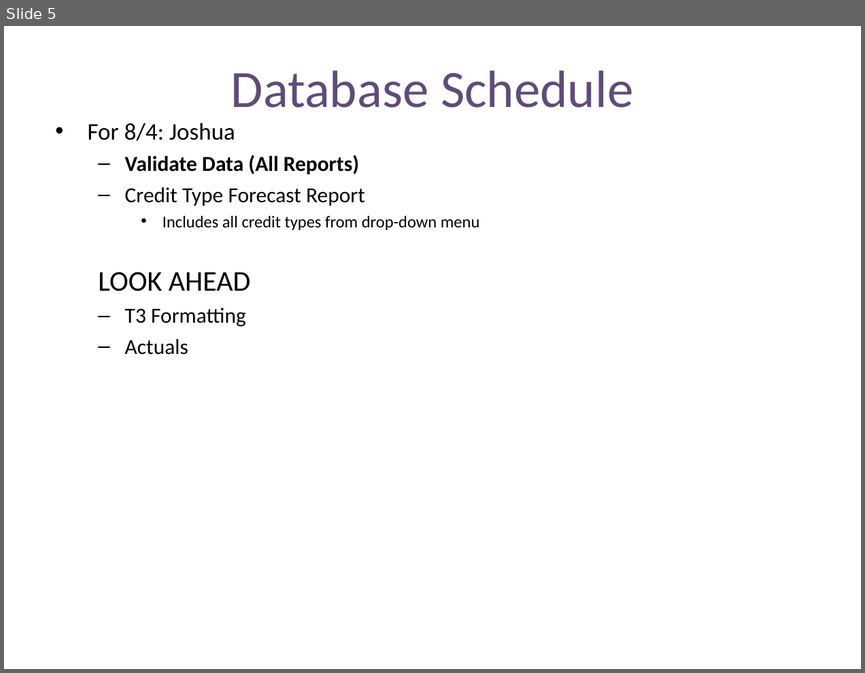
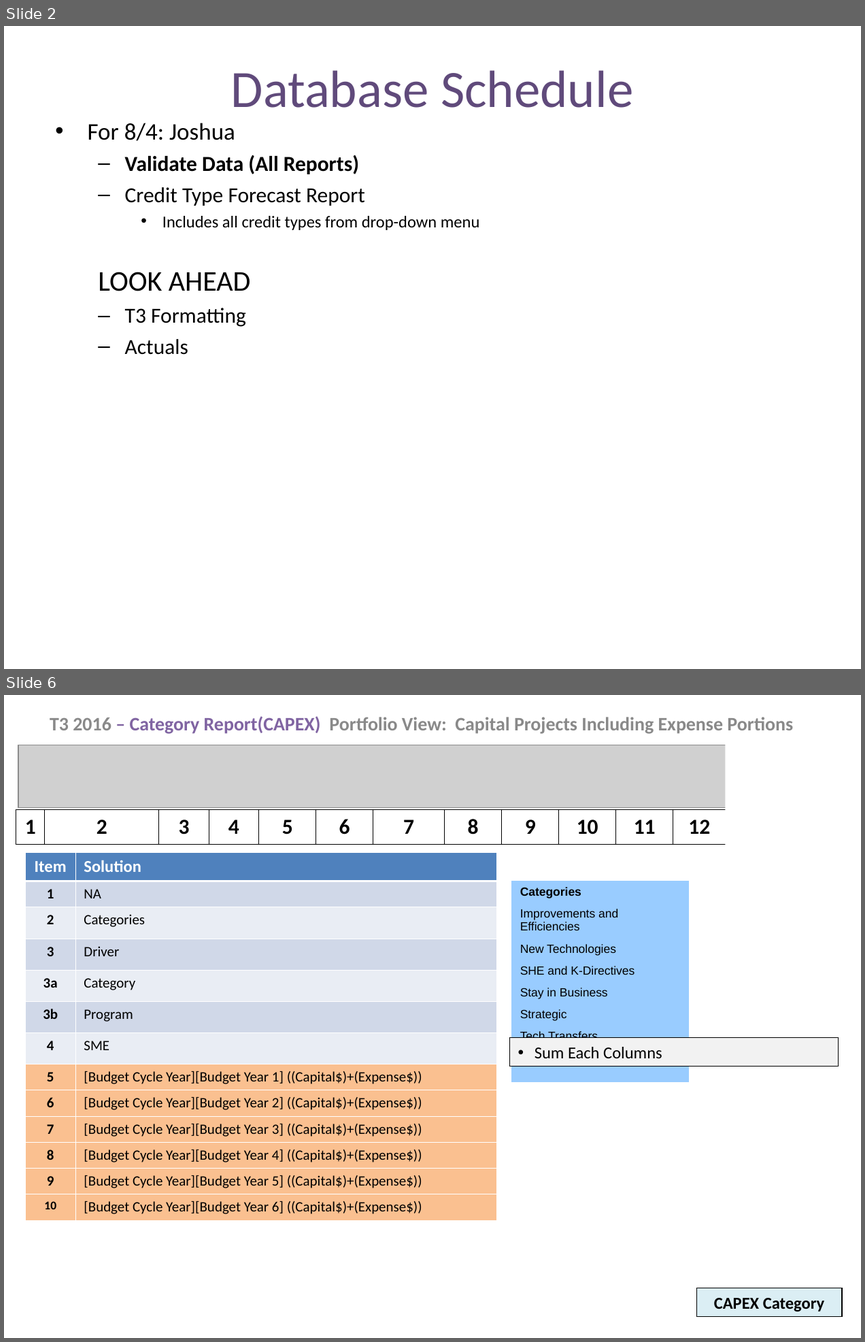
Before and after one commit to jlucas5190/ppms, a slide deck: resources/Forecast Reports.ppt. Shown one above the other, each under a label of ours: slide 5 before the commit, slides 2 and 6 after it; the slides between them are not shown. The pictures are 865x673 and 865x1342 pixels, drawn with LibreOffice and Linux fonts; fonts in the diff are those of the drawing; grey boxes stand for pictures. Boxes give left, top, right and bottom in pixels: in the first picture for what was removed or moved away, otherwise in the second. Text is boxed around its words. In the diff, an @@ line names an element or a change of style, - is before the commit and + after.

```diff
--- a/resources/Forecast Reports.ppt
+++ b/resources/Forecast Reports.ppt
@@ slide 6 added at [4, 695, 861, 1338], background #FFFFFF @@
@@ subtitle added at [50, 716, 793, 734], 16 pt, text #898989, bold @@
+T3 2016 – Category Report(CAPEX) Portfolio View: Capital Projects Including Expense Portions
@@ picture added at [18, 745, 839, 807] @@
@@ rectangle added at [725, 738, 854, 873], fill #FFFFFF @@
@@ table added at [16, 810, 838, 844], 1 rows, 14 columns @@
+1 | 2 | 3 | 4 | 5 | 6 | 7 | 8 | 9 | 10 | 11 | 12 | 13 | 14
@@ table added at [26, 852, 496, 1218], 13 rows, 2 columns @@
+Item | Solution
+1 | NA
+2 | Categories
+3 | Driver
+3a | Category
+3b | Program
+4 | SME
+5 | [Budget Cycle Year][Budget Year 1] ((Capital$)+(Expense$))
+6 | [Budget Cycle Year][Budget Year 2] ((Capital$)+(Expense$))
+7 | [Budget Cycle Year][Budget Year 3] ((Capital$)+(Expense$))
+8 | [Budget Cycle Year][Budget Year 4] ((Capital$)+(Expense$))
+9 | [Budget Cycle Year][Budget Year 5] ((Capital$)+(Expense$))
+10 | [Budget Cycle Year][Budget Year 6] ((Capital$)+(Expense$))
@@ table added at [511, 881, 689, 1046], 8 rows, 1 columns @@
+Categories
+Improvements and Efficiencies
+New Technologies
+SHE and K-Directives
+Stay in Business
+Strategic
+Tech Transfers
+
@@ rectangle added at [509, 1038, 838, 1067], fill #F2F2F2, outline #000000 0.74 pt, 14 pt, text #000000 @@
+• Sum Each Columns
@@ rectangle added at [696, 1288, 841, 1317], fill #DBEEF4, outline #000000 0.74 pt, 14 pt, text #000000, bold @@
+CAPEX Category
@@ what was slide 5 is now slide 2 @@
```
Also in this commit, not shown: 4 slides changed, 6 other slides added, 2 other files.
